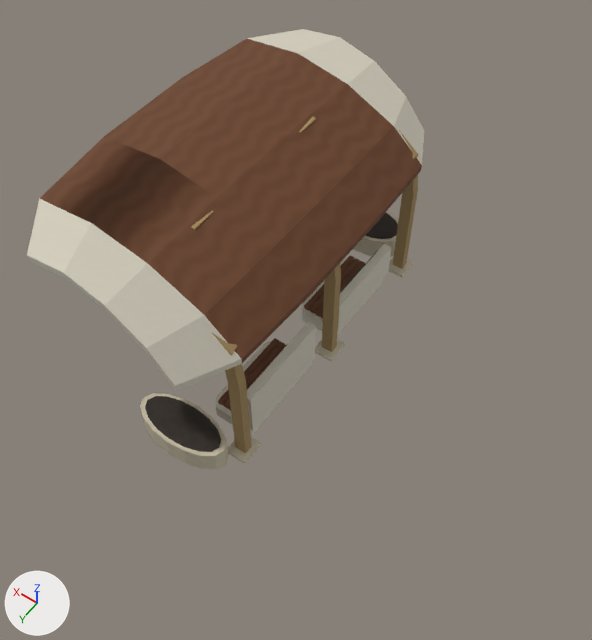
Two versions of the glTF model assets/garden_overlook/exports/AST-GAR-003.glb, one commit apart.
Before and after are seen from a 50 mm camera at (-9.58, 10.19, 16.75) aimed at (-2.89, 0.82, 2.03). The lights are fixed; the arrows at lower left show +X, +Y and +Z. The older version comes first. Vertices at exactly the same position are counted once.

Names of what the first picture shows: 'OVL_Runtime_botanical_soil', 'OVL_Runtime_champagne_metal', 'OVL_Runtime_ivory_enamel', 'OVL_Runtime_warm_stone', 'OVL_Runtime_warm_walnut' and 1 more.
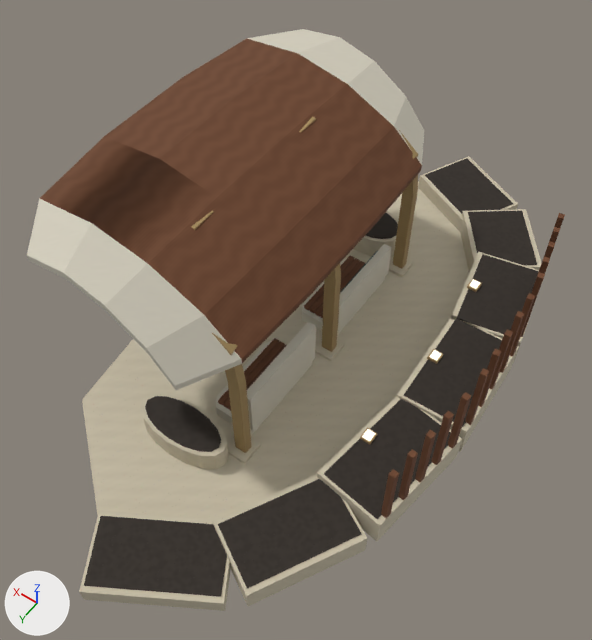
What differs and where, as boxes (x1, y1, x2, y2) in the pictures (592 x 640 px):
'OVL_Runtime_warm_walnut', reshaped (37% wider, 29% taller)
    before: (39, 39, 422, 411)
    after: (39, 39, 565, 518)
'OVL_Runtime_warm_stone', reshaped (69% wider, 76% taller)
    before: (140, 211, 413, 469)
    after: (79, 156, 541, 611)
'OVL_Runtime_botanical_soil', reshaped (80% wider, 83% taller)
    before: (145, 213, 398, 452)
    after: (84, 158, 539, 597)
'OVL_Runtime_lens', reshaped (not visible before)
    after: (362, 279, 480, 441)
part 1 of me_ovl_roofpanel_1_0, added
    after: (510, 293, 535, 356)
part 2 of me_ovl_roofpanel_1_0, added
    after: (500, 311, 524, 373)
part 3 of me_ovl_roofpanel_1_0, added
    after: (489, 329, 513, 389)
part 4 of me_ovl_roofpanel_1_0, added
    after: (478, 348, 501, 407)
part 5 of me_ovl_roofpanel_1_0, added (brown)
    after: (465, 368, 489, 425)
part 6 of me_ovl_roofpanel_1_0, added
    after: (521, 213, 565, 337)
part 7 of me_ovl_roofpanel_1_0, added (brown)
    after: (381, 392, 471, 518)
part 8 of me_ovl_columnfoot_0, added (beige)
    after: (82, 181, 469, 519)
part 9 of me_ovl_columnfoot_0, added
    after: (79, 156, 541, 611)
part 10 of me_ovl_soil_0, added
    after: (84, 158, 539, 597)
part 11 of me_ovl_opallight_0, added
    after: (469, 279, 480, 289)
part 12 of me_ovl_opallight_0, added
    after: (429, 350, 441, 361)
part 13 of me_ovl_opallight_0, added
    after: (362, 429, 376, 441)

Patch to the scene script:
```diff
--- a/assets/garden_overlook/exports/AST-GAR-003.glb.py
+++ b/assets/garden_overlook/exports/AST-GAR-003.glb.py
@@ me_ovl_roofpanel_1_0 @@
 # used by ob_ovl_runtime_warm_walnut; location = (0.0, 0.0, 0.0)
-me_ovl_roofpanel_1_0.from_pydata(...)  # 120 vertices, 264 faces; spans x -3.5..1.9, y -3.6..3.3, z 0.36..5.45
+me_ovl_roofpanel_1_0.from_pydata(...)  # 240 vertices, 444 faces; spans x -7.26..1.9, y -4.71..3.3, z 0.36..5.45
+# me_ovl_roofpanel_1_0 part 1: a new loose piece, a box spanning x -7.18..-7.04, y -2.13..-1.97, z 0.9..3.0, in mat_warm_walnut (picture img_warm_walnut)
+# me_ovl_roofpanel_1_0 part 2: a new loose piece, a box spanning x -7.2..-7.06, y -1.57..-1.41, z 0.9..2.96, in mat_warm_walnut (picture img_warm_walnut)
+# me_ovl_roofpanel_1_0 part 3: a new loose piece, a box spanning x -7.22..-7.08, y -1.01..-0.85, z 0.9..2.92, in mat_warm_walnut (picture img_warm_walnut)
+# me_ovl_roofpanel_1_0 part 4: a new loose piece, a box spanning x -7.24..-7.1, y -0.45..-0.29, z 0.9..2.88, in mat_warm_walnut (picture img_warm_walnut)
+# me_ovl_roofpanel_1_0 part 5: a new loose piece, a box spanning x -7.26..-7.12, y 0.11..0.27, z 0.9..2.83, in mat_warm_walnut (picture img_warm_walnut)
+# me_ovl_roofpanel_1_0 part 6: 40 vertices added at x -7.12..-6.55, y -4.71..-2.62, z 0.9..3.1
+# me_ovl_roofpanel_1_0 part 7: 40 vertices added at x -7.23..-6.75, y 0.81..3.22, z 0.82..2.78
 me_ovl_roofpanel_1_0.materials.append(mat_warm_walnut)
@@ me_ovl_columnfoot_0 @@
 # used by ob_ovl_runtime_warm_stone; location = (0.0, 0.0, 0.0)
-me_ovl_columnfoot_0.from_pydata(...)  # 88 vertices, 156 faces; spans x -3.45..-0.7, y -4.69..4.41, z 0.0..0.62
+me_ovl_columnfoot_0.from_pydata(...)  # 168 vertices, 284 faces; spans x -7.28..1.2, y -8.19..7.95, z 0.0..0.9
+# me_ovl_columnfoot_0 part 8: a new loose piece of 24 vertices spanning x -5.7..1.2, y -7.15..6.7, z 0.0..0.01, in mat_warm_stone (picture img_warm_stone)
+# me_ovl_columnfoot_0 part 9: 56 vertices added at x -7.28..-1.75, y -8.19..7.95, z 0.0..0.9
 me_ovl_columnfoot_0.materials.append(mat_warm_stone)
@@ me_ovl_soil_0 @@
 # used by ob_ovl_runtime_botanical_soil; location = (0.0, 0.0, 0.0)
-me_ovl_soil_0.from_pydata(...)  # 64 vertices, 120 faces; spans x -2.96..-0.84, y -4.59..4.32, z 0.62..0.66
+me_ovl_soil_0.from_pydata(...)  # 120 vertices, 204 faces; spans x -7.15..-0.84, y -8.05..7.81, z 0.44..0.93
+# me_ovl_soil_0 part 10
+# 56 vertices are added at x -7.15..-1.87, y -8.05..7.81, z 0.44..0.93
+# 84 new faces join them
 me_ovl_soil_0.materials.append(mat_botanical_soil)
@@ me_ovl_opallight_0 @@
 # used by ob_ovl_runtime_lens; location = (0.0, 0.0, 0.0)
-me_ovl_opallight_0.from_pydata(...)  # 16 vertices, 24 faces; spans x -1.31..-0.96, y -2.05..2.05, z 4.68..4.69
+me_ovl_opallight_0.from_pydata(...)  # 40 vertices, 60 faces; spans x -5.81..-0.96, y -3.49..2.05, z 0.92..4.69
+# me_ovl_opallight_0 part 11: a new loose piece, a box spanning x -5.5235..-5.3235, y -3.4895..-3.2495, z 1.0..1.01, in mat_gardenopallens (white #fff9ec, glowing pale yellow #dad1c0)
+# me_ovl_opallight_0 part 12: a new loose piece, a box spanning x -5.8104..-5.6104, y -0.9972..-0.7572, z 1.0..1.01, in mat_gardenopallens (white #fff9ec, glowing pale yellow #dad1c0)
+# me_ovl_opallight_0 part 13: a new loose piece, a box spanning x -5.6664..-5.4664, y 1.6895..1.9295, z 0.92..0.93, in mat_gardenopallens (white #fff9ec, glowing pale yellow #dad1c0)
 me_ovl_opallight_0.materials.append(mat_gardenopallens)
```
